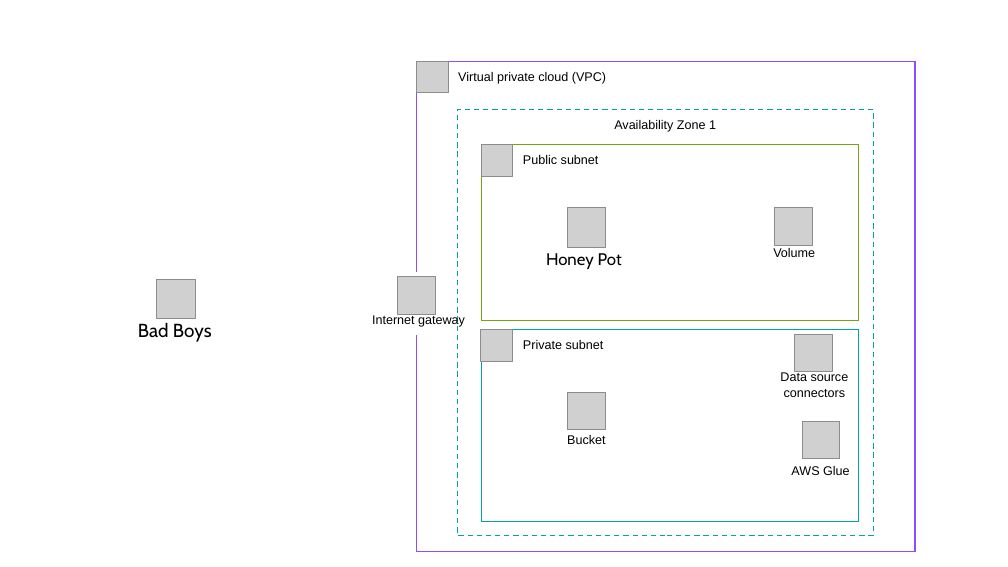
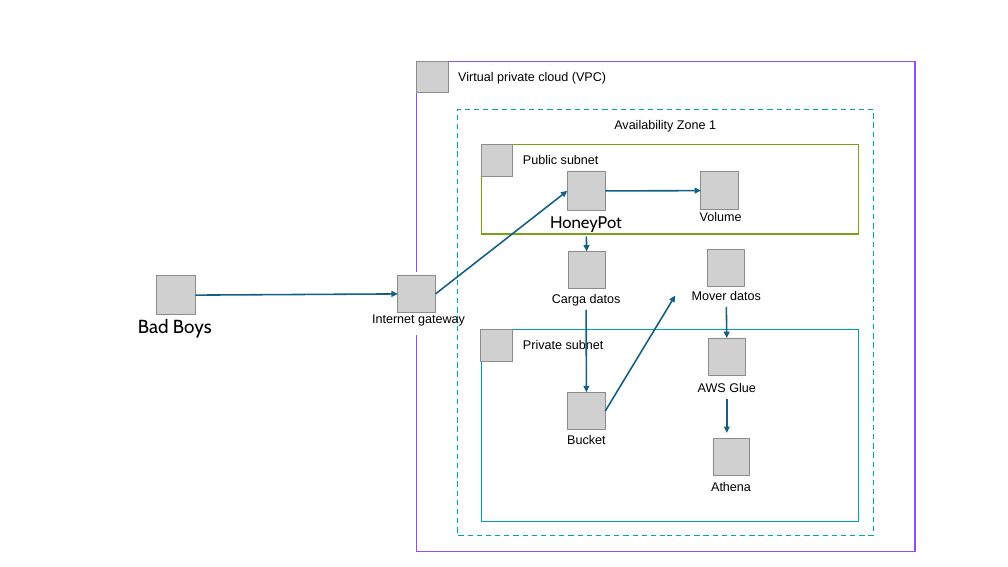
Before and after one commit to Gus22RL/AWS_HoneyPot, a slide deck: slide 1 of Entregables/Arquitecura Honey Pot.pptx. Drawn at 1008x567 pixels with LibreOffice and Linux fonts; fonts in the diff are those of the drawing; grey boxes stand for pictures. Boxes give left, top, right and bottom in pixels: in the first picture for what was removed or moved away, otherwise in the second. Text is boxed around its words. In the diff, an @@ line names an element or a change of style, - is before the commit and + after.

```diff
--- a/Entregables/Arquitecura Honey Pot.pptx
+++ b/Entregables/Arquitecura Honey Pot.pptx
@@ rectangle "Public subnet": place and size @@
-rectangle "Public subnet" at [482,144,858,320]
+rectangle "Public subnet" at [482,144,858,234]
@@ picture: place and size @@
-picture at [568,207,606,247]
+picture at [567,171,605,211]
@@ picture: place and size @@
-picture at [774,208,812,246]
+picture at [701,172,739,209]
@@ arrow added from (436, 294) to (567, 191), #156082 1.5 pt @@
@@ arrow added from (605, 191) to (701, 191), #156082 1.5 pt @@
@@ text "Volume": place and size @@
-text "Volume" at [773,248,815,257]
+text "Volume" at [700,212,742,221]
@@ text at [550,216,622,232]: spaces changed @@
-Honey Pot
+HoneyPot
@@ arrow added from (587, 237) to (587, 251), #156082 1.5 pt @@
@@ picture added at [569,251,606,288] @@
@@ picture added at [707,250,744,287] @@
@@ arrow added from (195, 295) to (398, 294), #156082 1.5 pt @@
@@ text added at [552,294,621,306], 12 pt, text #000000 @@
+Carga datos
@@ arrow added from (606, 411) to (675, 296), #156082 1.5 pt @@
@@ text added at [692,291,761,300], 12 pt, text #000000 @@
+Mover datos
@@ text "Bad Boys": place and size @@
-text "Bad Boys" at [138,322,212,342]
+text "Bad Boys" at [138,318,212,338]
@@ arrow added from (586, 310) to (587, 392), #156082 1.5 pt @@
@@ arrow added from (727, 307) to (727, 338), #156082 1.5 pt @@
@@ picture: place and size @@
-picture at [802,422,839,459]
+picture at [709,338,746,375]
@@ picture removed at [795,334,833,372] @@
@@ text "AWS Glue": place and size @@
-text "AWS Glue" at [791,466,850,475]
+text "AWS Glue" at [698,383,756,392]
@@ text removed at [780,372,849,397] @@
-Data source connectors
@@ arrow added from (727, 399) to (727, 433), #156082 1.5 pt @@
@@ picture added at [713,439,749,475] @@
@@ text added at [711,482,751,491], 12 pt, text #000000 @@
+Athena
```
Also in this commit, not shown: 1 other file.
